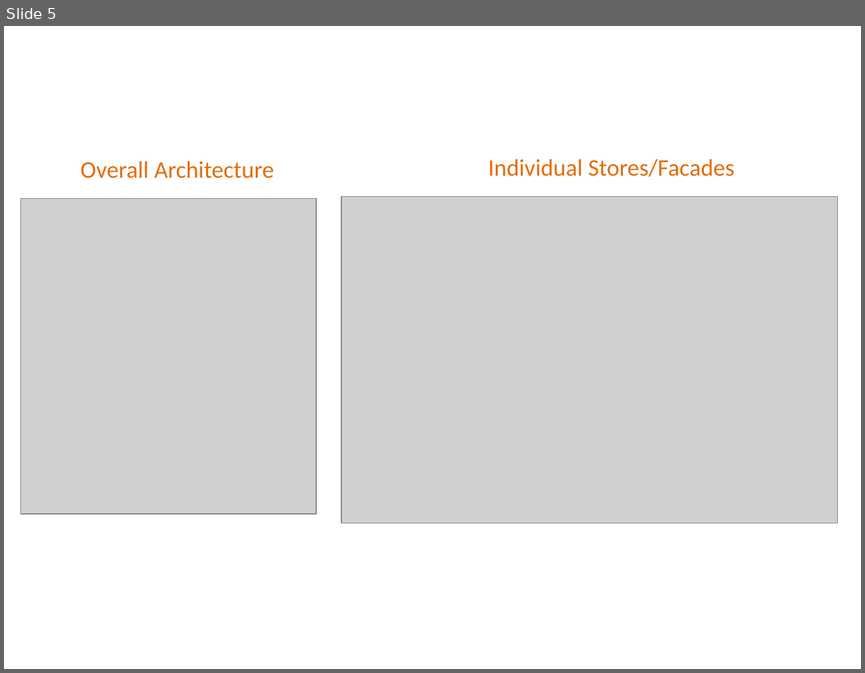
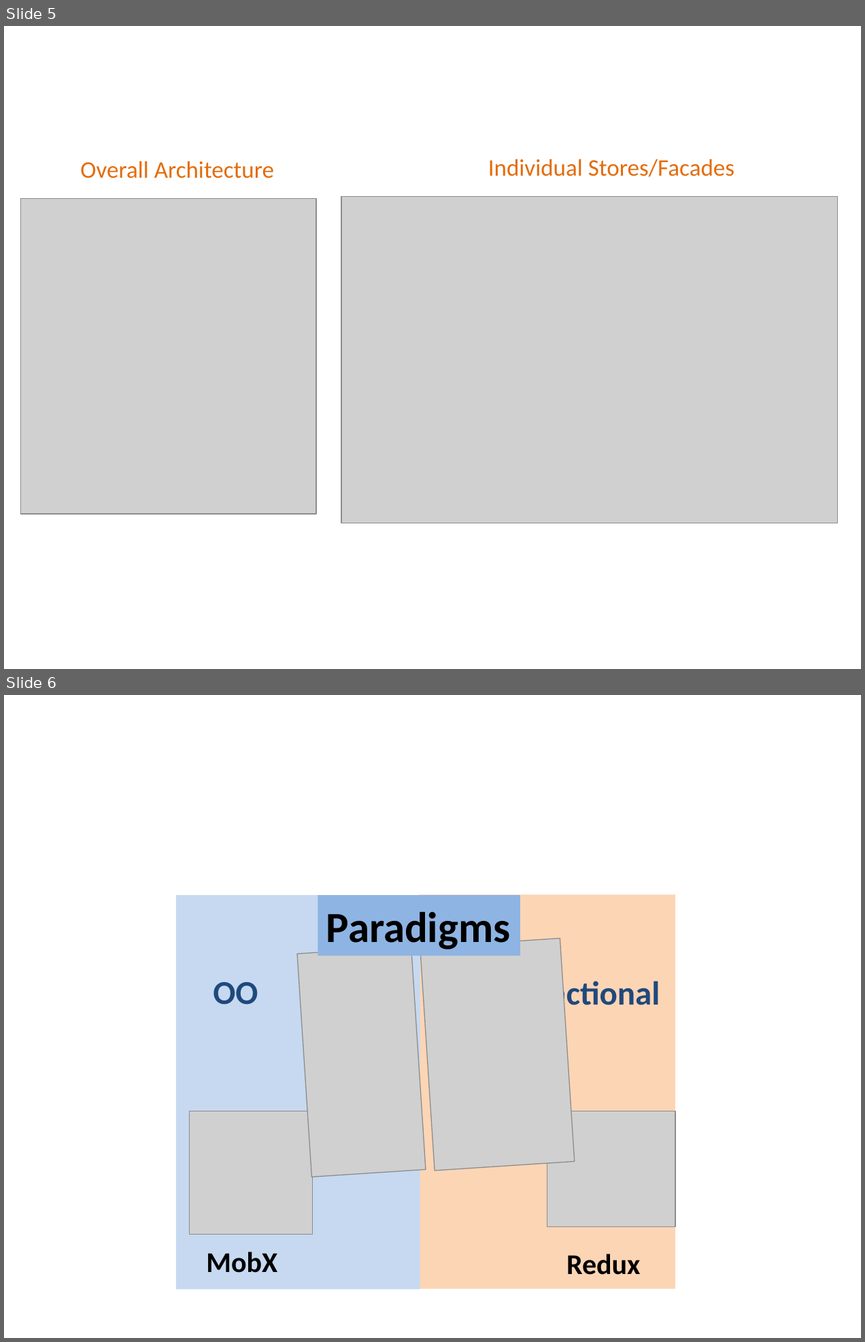
Before and after one commit to larsplaul/jsslides, a slide deck: public/state/ppImages.pptx. Shown one above the other, each under a label of ours: slide 5 before the commit, slides 5 and 6 after it. The pictures are 865x673 and 865x1342 pixels, drawn with LibreOffice and Linux fonts; fonts in the diff are those of the drawing; grey boxes stand for pictures. Boxes give left, top, right and bottom in pixels: in the first picture for what was removed or moved away, otherwise in the second. Text is boxed around its words. In the diff, an @@ line names an element or a change of style, - is before the commit and + after.

Commit message:
redux react

```diff
--- a/public/state/ppImages.pptx
+++ b/public/state/ppImages.pptx
@@ slide 6 added at [4, 695, 861, 1338], background #FFFFFF @@
@@ rectangle added at [176, 895, 420, 1289], fill #C6D9F1 @@
@@ rectangle added at [317, 895, 520, 955], fill #8EB4E3, 36 pt, text #000000, bold @@
+Paradigms
@@ rectangle added at [419, 895, 675, 1289], fill #FCD5B5 @@
@@ picture added at [419, 938, 575, 1170] @@
@@ picture added at [298, 946, 426, 1176] @@
@@ text added at [515, 977, 660, 1013], 28 pt, text #1F497D, bold @@
+Functional
@@ text added at [213, 982, 258, 1004], 28 pt, text #1F497D, bold @@
+OO
@@ picture added at [190, 1110, 313, 1234] @@
@@ picture added at [547, 1110, 676, 1226] @@
@@ text added at [206, 1251, 277, 1272], 24 pt, text #000000, bold @@
+MobX
@@ text added at [566, 1253, 640, 1274], 24 pt, text #000000, bold @@
+Redux
```
Also in this commit, not shown: 2 other slides added, 3 other files.
